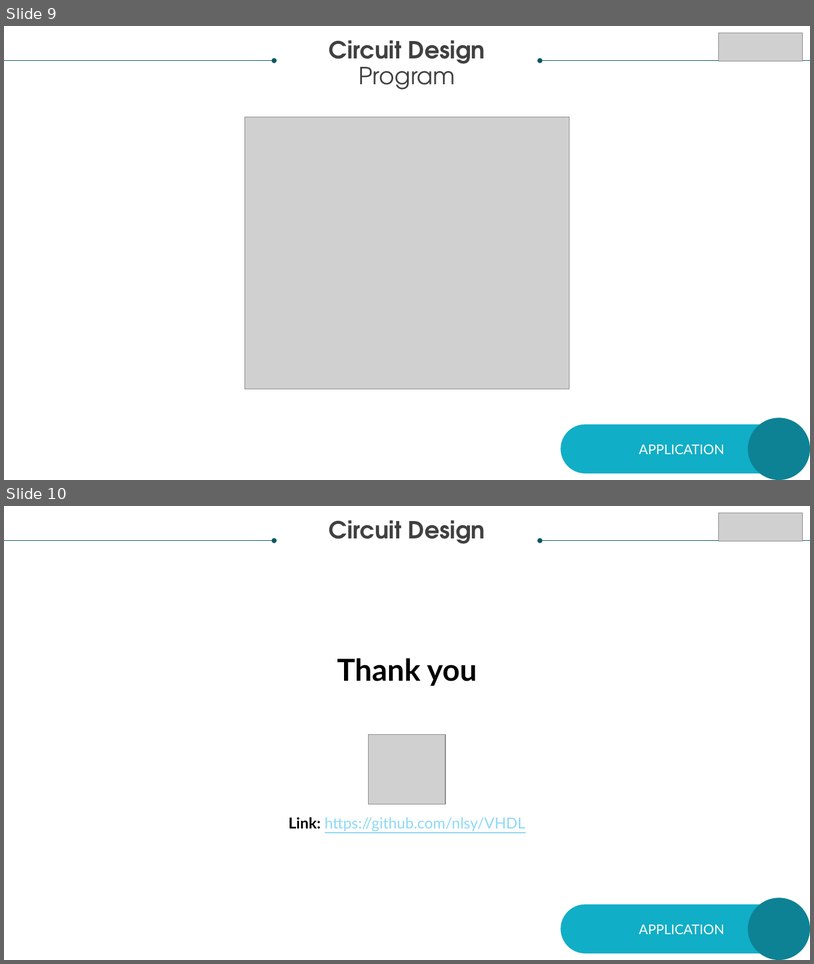
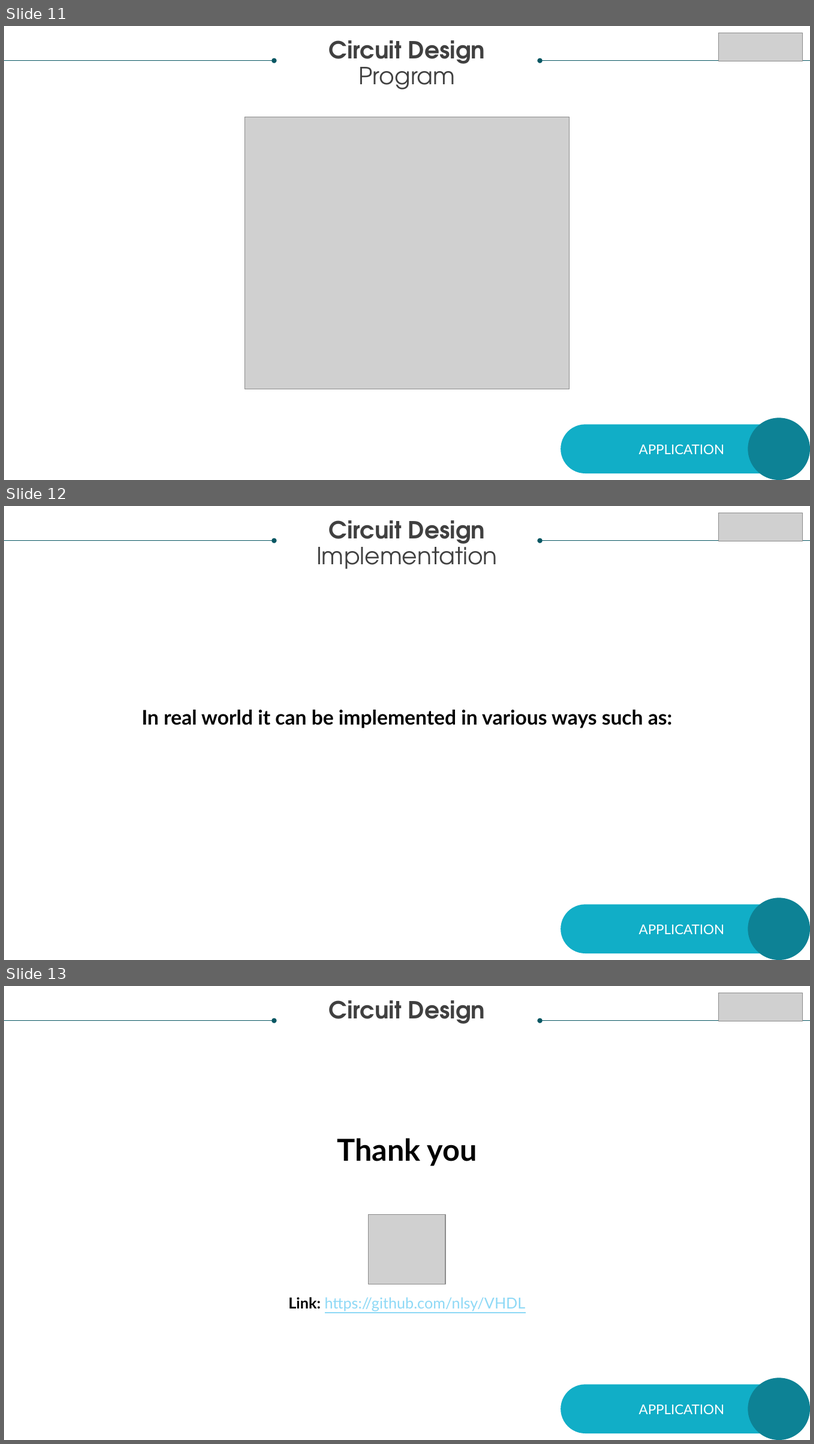
Before and after one commit to nlsy/VHDL, a slide deck: PITCH/VHDLPresentation.pptx. Shown one above the other, each under a label of ours: slides 9 and 10 before the commit, slides 11, 12 and 13 after it. The pictures are 814x964 and 814x1444 pixels, drawn with LibreOffice and Linux fonts; fonts in the diff are those of the drawing; grey boxes stand for pictures. Boxes give left, top, right and bottom in pixels: in the first picture for what was removed or moved away, otherwise in the second. Text is boxed around its words. In the diff, an @@ line names an element or a change of style, - is before the commit and + after.

```diff
--- a/PITCH/VHDLPresentation.pptx
+++ b/PITCH/VHDLPresentation.pptx
@@ slide 12 added at [4, 506, 810, 960], background #FFFFFF @@
@@ text added at [317, 520, 498, 569], 28 pt, text #404040 @@
+Circuit Design
+Implementation
@@ picture added at [719, 513, 803, 540] @@
@@ arrow added from (4, 540) to (275, 540), #085764 0.5 pt @@
@@ arrow added from (810, 540) to (540, 540), #085764 0.5 pt @@
@@ text added at [142, 709, 672, 728], 24 pt, text #000000, bold @@
+In real world it can be implemented in various ways such as:
@@ ellipse added at [749, 897, 810, 960], fill #0D8295 @@
@@ rounded rectangle added at [561, 904, 803, 953], fill #11AEC7, 16 pt, text #FFFFFF @@
+APPLICATION
@@ what was slide 9 is now slide 11 @@
@@ what was slide 10 is now slide 13 @@
```
Also in this commit, not shown: 3 other slides added.
